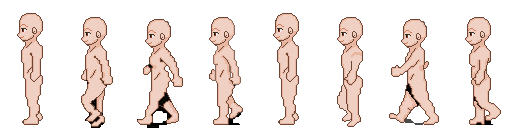
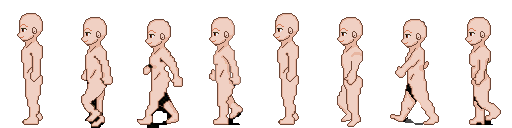
Two versions of the same layered image (512×128). Layer-by-layer changes:
painted on "6" over [337, 103, 348, 122]
painted on "7" over [389, 65, 421, 123]
